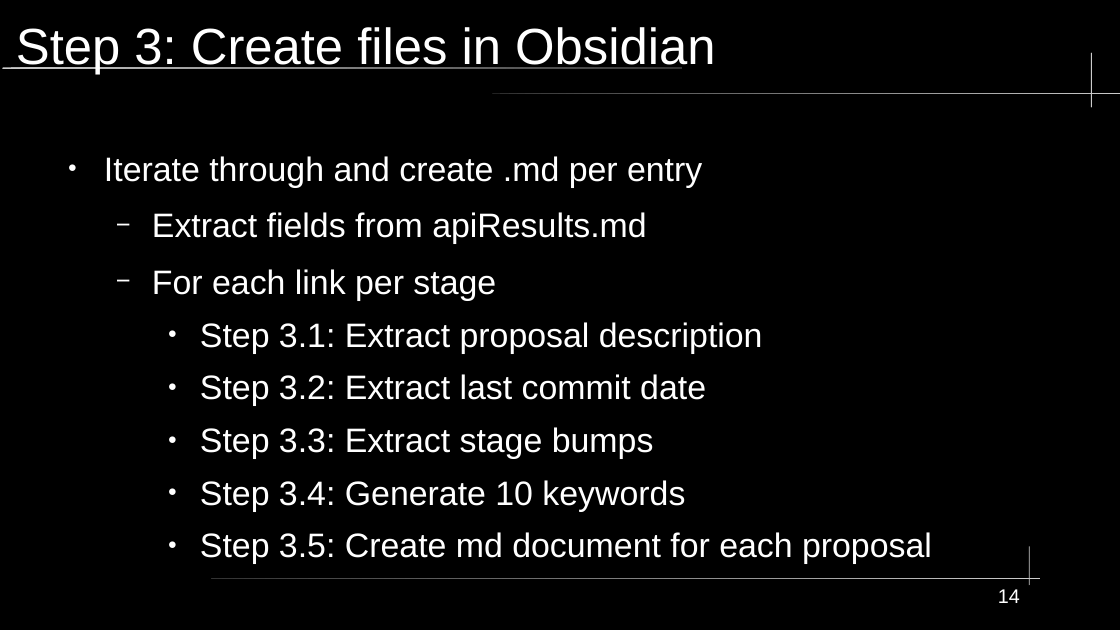
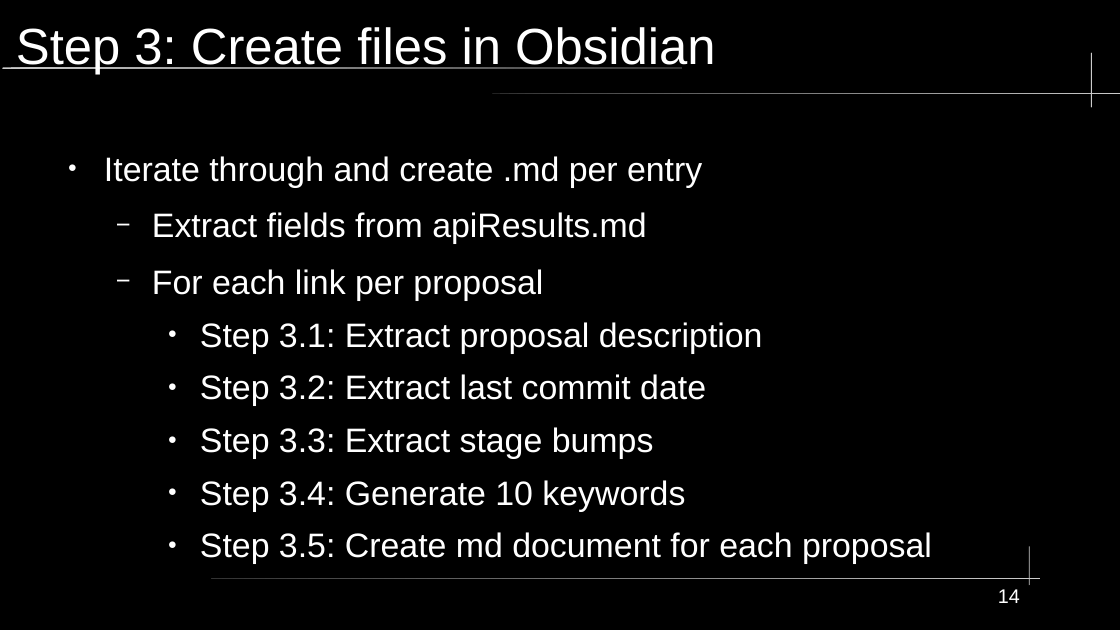
Before and after one commit to KWaloen/tc39_proposals_project, a slide deck: slide 14 of Data Analysis/Presentation/JS Proposals Project.odp. Drawn at 1120x630 pixels with LibreOffice and Linux fonts; fonts in the diff are those of the drawing. Boxes give left, top, right and bottom in pixels: in the first picture for what was removed or moved away, otherwise in the second. Text is boxed around its words. In the diff, an @@ line names an element or a change of style, - is before the commit and + after.

Commit message:
edit presentation

```diff
--- a/Data Analysis/Presentation/JS Proposals Project.odp
+++ b/Data Analysis/Presentation/JS Proposals Project.odp
@@ text at (152,269,543,301): text changed @@
-  − For each link per stage
+  − For each link per proposal
```
Also in this commit, not shown: 1 other slide changed.
